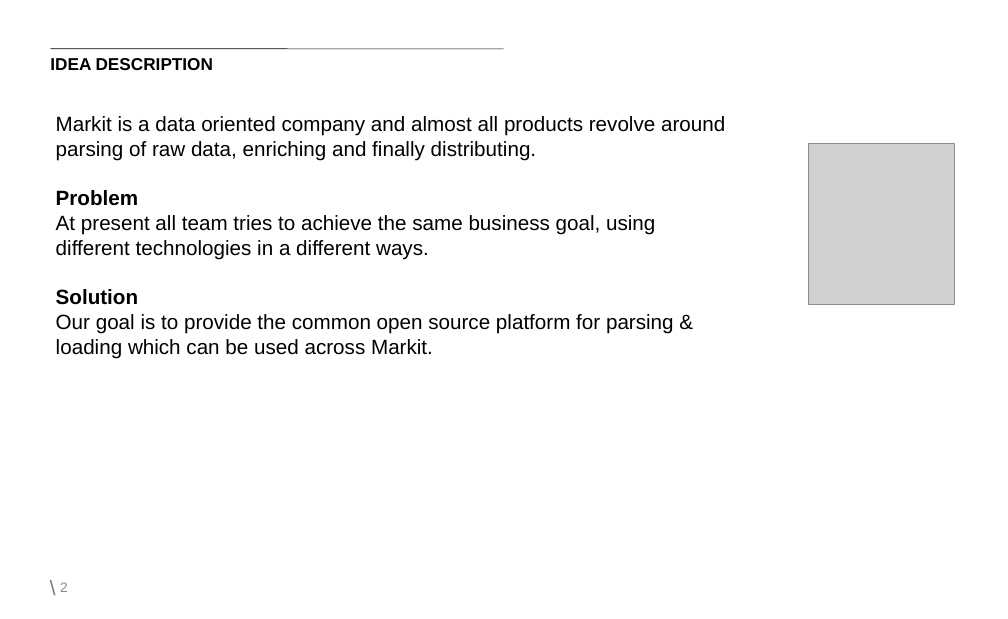
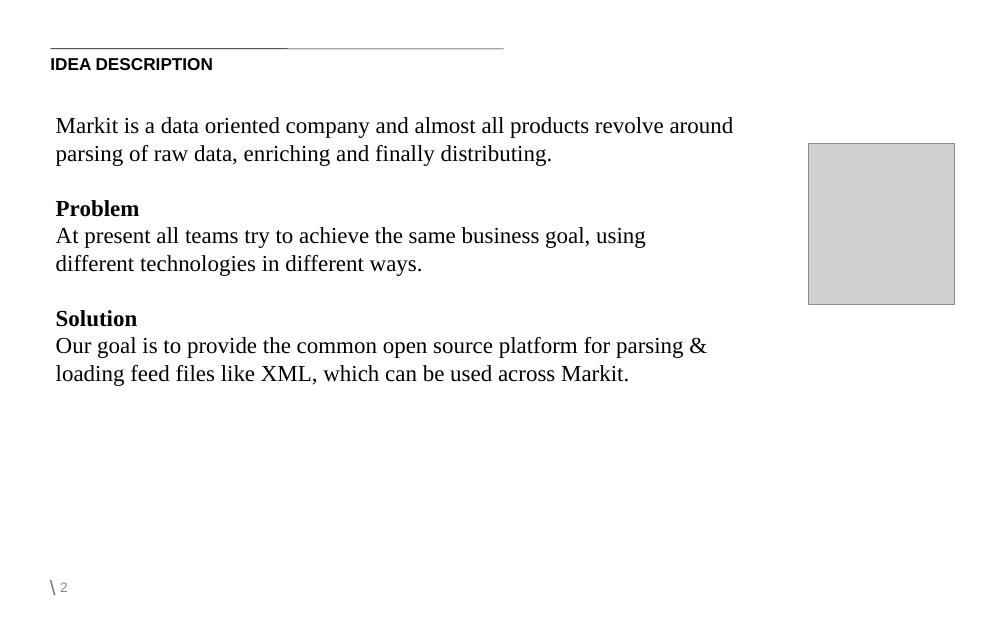
Before and after one commit to nitinsingh008/XML-Analytics, a slide deck: slide 2 of Document/XAP/Markit Technovation-XAP Phase1- 1.0v.ppt. Drawn at 1008x619 pixels with LibreOffice and Linux fonts; fonts in the diff are those of the drawing; grey boxes stand for pictures; background and template pictures are left out. Boxes give left, top, right and bottom in pixels: in the first picture for what was removed or moved away, otherwise in the second. Text is boxed around its words. In the diff, an @@ line names an element or a change of style, - is before the commit and + after.

```diff
--- a/Document/XAP/Markit Technovation-XAP Phase1- 1.0v.ppt
+++ b/Document/XAP/Markit Technovation-XAP Phase1- 1.0v.ppt
@@ text at box(56, 117, 734, 327): size 18 to 20 pt, font Arial to Times New Roman in "Markit is a data oriented company and ...", "Problem", "Solution" @@
@@ text at box(56, 227, 646, 276): text changed; size 18 to 20 pt; font Arial to Times New Roman @@
-At present all team tries to achieve the same business goal, using different technologies in a different ways.
+At present all teams try to achieve the same business goal, using different technologies in different ways.
@@ text at box(56, 337, 684, 386): text changed; size 18 to 20 pt; font Arial to Times New Roman @@
-Our goal is to provide the common open source platform for parsing & loading which can be used across Markit.
+Our goal is to provide the common open source platform for parsing & loading feed files like XML, which can be used across Markit.
```
Also in this commit, not shown: 3 other slides changed.
